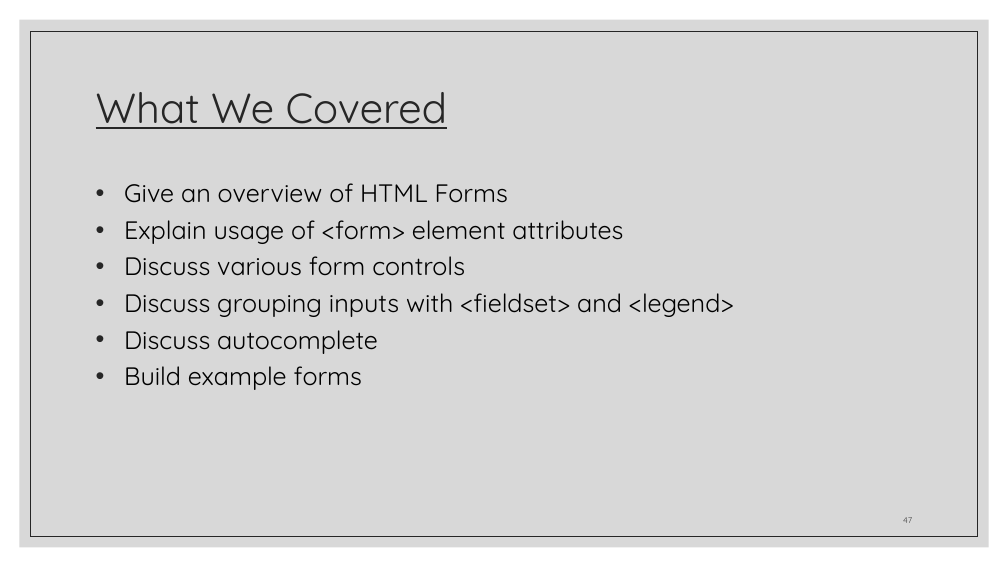
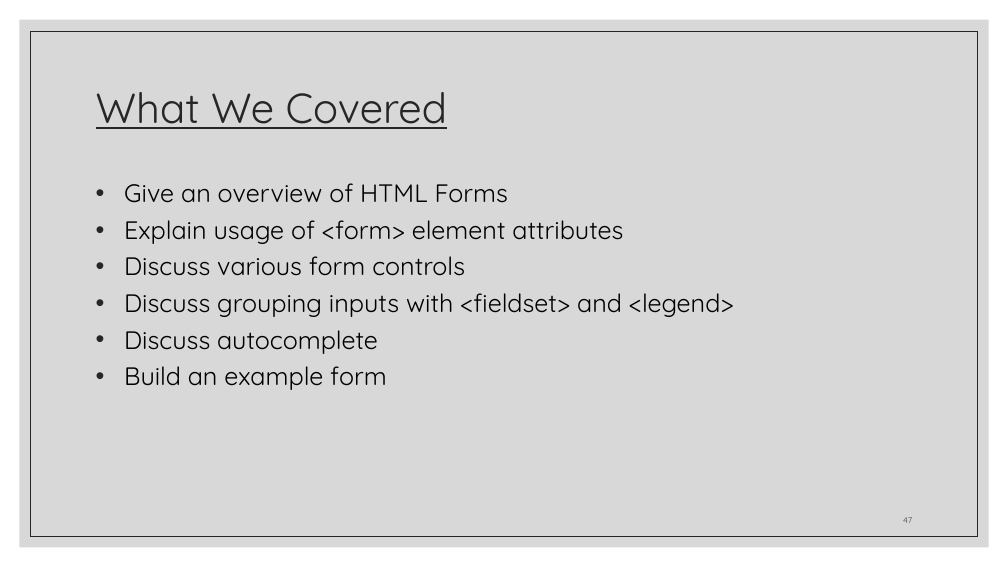
Before and after one commit to zackstotts/base-node-curriculum, a slide deck: slide 47 of unit_00/html_review/03 HTML Forms.pptx. Drawn at 1008x567 pixels with LibreOffice and Linux fonts; fonts in the diff are those of the drawing. Boxes give left, top, right and bottom in pixels: in the first picture for what was removed or moved away, otherwise in the second. Text is boxed around its words. In the diff, an @@ line names an element or a change of style, - is before the commit and + after.

Commit message:
html form lecture updates

```diff
--- a/unit_00/html_review/03 HTML Forms.pptx
+++ b/unit_00/html_review/03 HTML Forms.pptx
@@ text at <box>124,366,387,390</box>: text changed @@
-• Build example forms
+• Build an example form
```
Also in this commit, not shown: 1 other slide changed, 1 other file.
